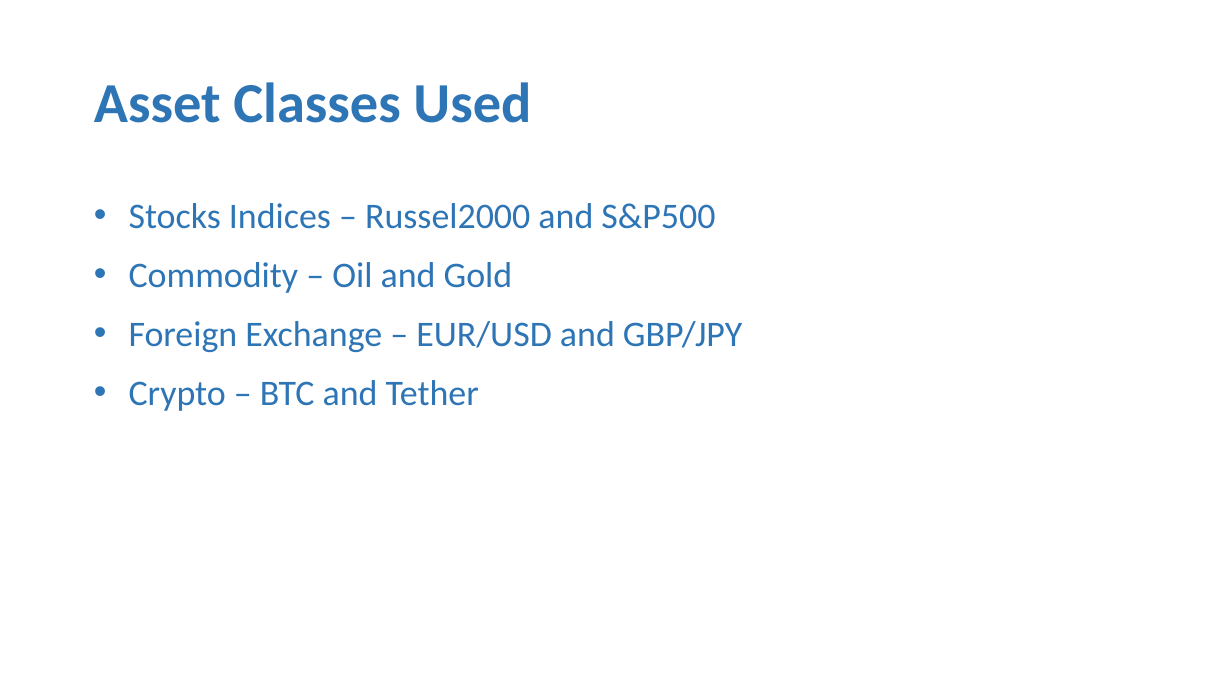
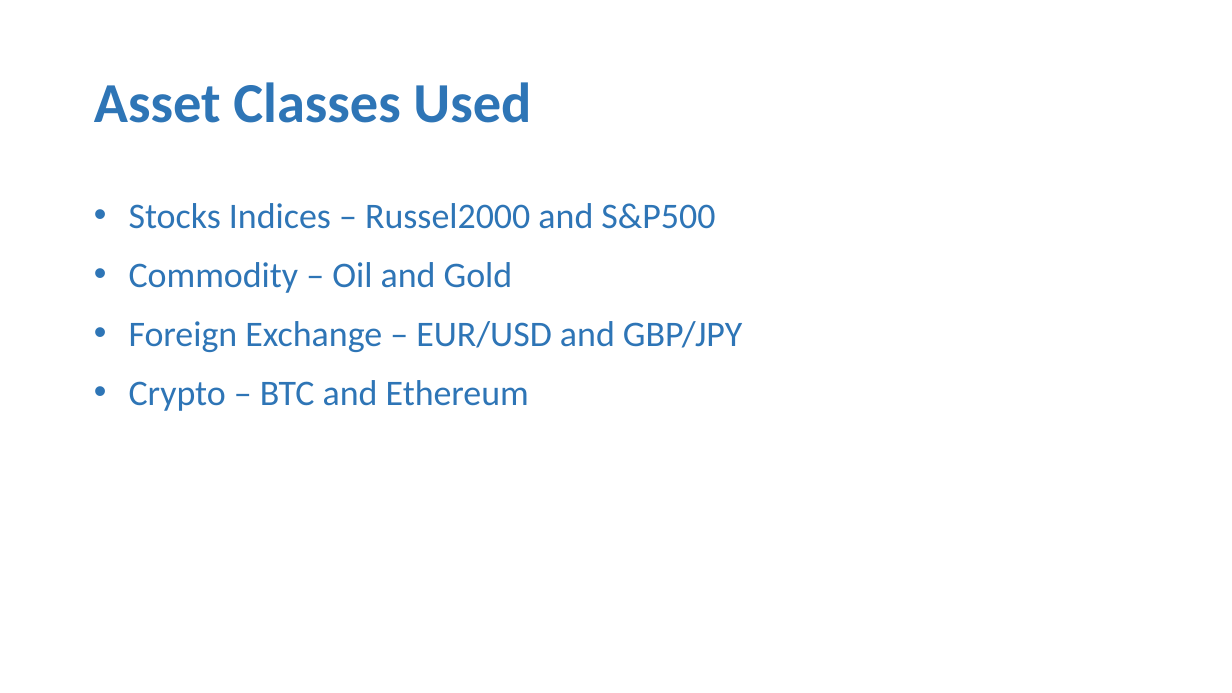
Before and after one commit to Rebel1124/algo_trading_and_ML, a slide deck: slide 3 of Presentation/Man Vs Machine.pptx. Drawn at 1232x693 pixels with LibreOffice and Linux fonts; fonts in the diff are those of the drawing. Boxes give left, top, right and bottom in pixels: in the first picture for what was removed or moved away, otherwise in the second. Text is boxed around its words. In the diff, an @@ line names an element or a change of style, - is before the commit and + after.

```diff
--- a/Presentation/Man Vs Machine.pptx
+++ b/Presentation/Man Vs Machine.pptx
@@ text at bbox=[129, 380, 529, 411]: text changed @@
-• Crypto – BTC and Tether
+• Crypto – BTC and Ethereum
```
Also in this commit, not shown: 8 other files.
